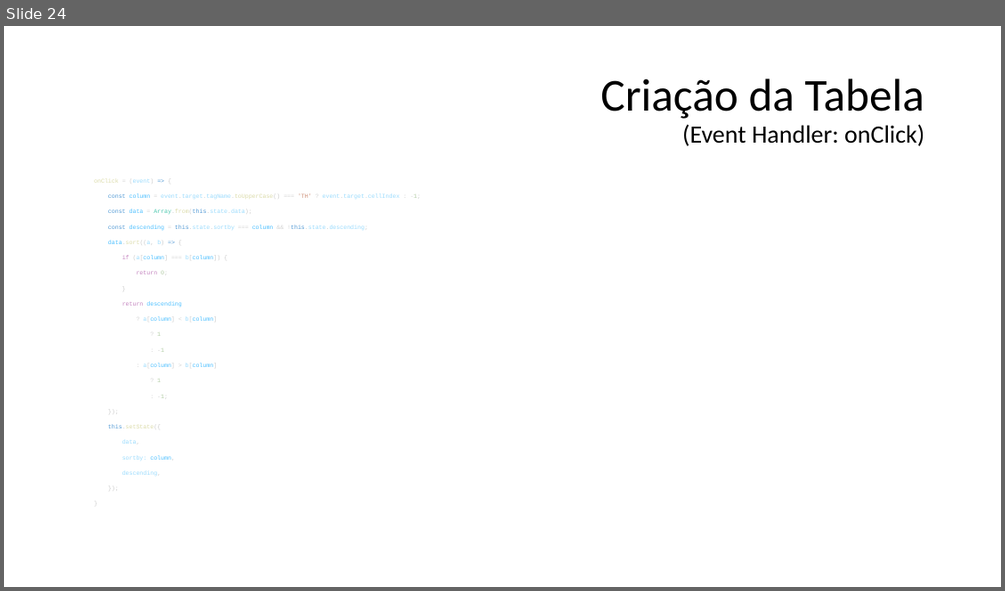
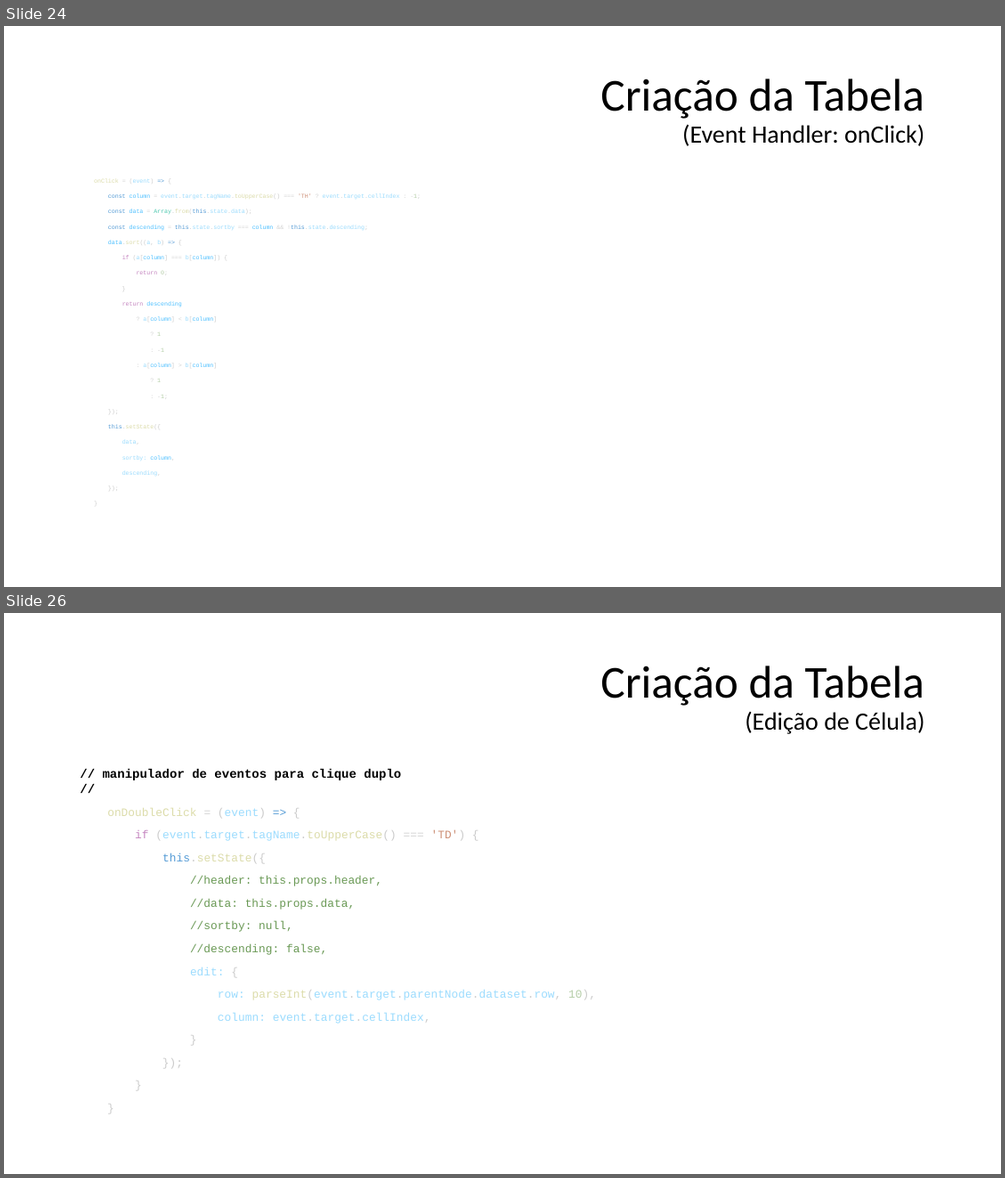
Before and after one commit to tadeumaffeis/ProgramacaoMultiplataforma, a slide deck: Aulas/04 - Criação de Tabela com Controles/04 - Tabela com Controles.pptx. Shown one above the other, each under a label of ours: slide 24 before the commit, slides 24 and 26 after it; the slides between them are not shown. The pictures are 1005x591 and 1005x1178 pixels, drawn with LibreOffice and Linux fonts; fonts in the diff are those of the drawing. Boxes give left, top, right and bottom in pixels: in the first picture for what was removed or moved away, otherwise in the second. Text is boxed around its words. In the diff, an @@ line names an element or a change of style, - is before the commit and + after.

```diff
--- a/Aulas/04 - Criação de Tabela com Controles/04 - Tabela com Controles.pptx
+++ b/Aulas/04 - Criação de Tabela com Controles/04 - Tabela com Controles.pptx
@@ slide 26 added at <box>4,613,1001,1174</box>, background #FFFFFF @@
@@ title added at <box>600,666,924,734</box>, 24 pt, text #000000 @@
+Criação da Tabela
+(Edição de Célula)
@@ text added at <box>103,769,596,1023</box>, 11 pt, text #9CDCFE @@
+// manipulador de eventos para clique duplo
+//
+onDoubleClick = (event) => {
+if (event.target.tagName.toUpperCase() === 'TD') {
+this.setState({
+//header: this.props.header,
+//data: this.props.data,
+//sortby: null,
+//descending: false,
+edit: {
+row: parseInt(event.target.parentNode.dataset.row, 10),
+column: event.target.cellIndex,
+}
+});
+}
+}
```
Also in this commit, not shown: 4 other slides added, 7 other files.
